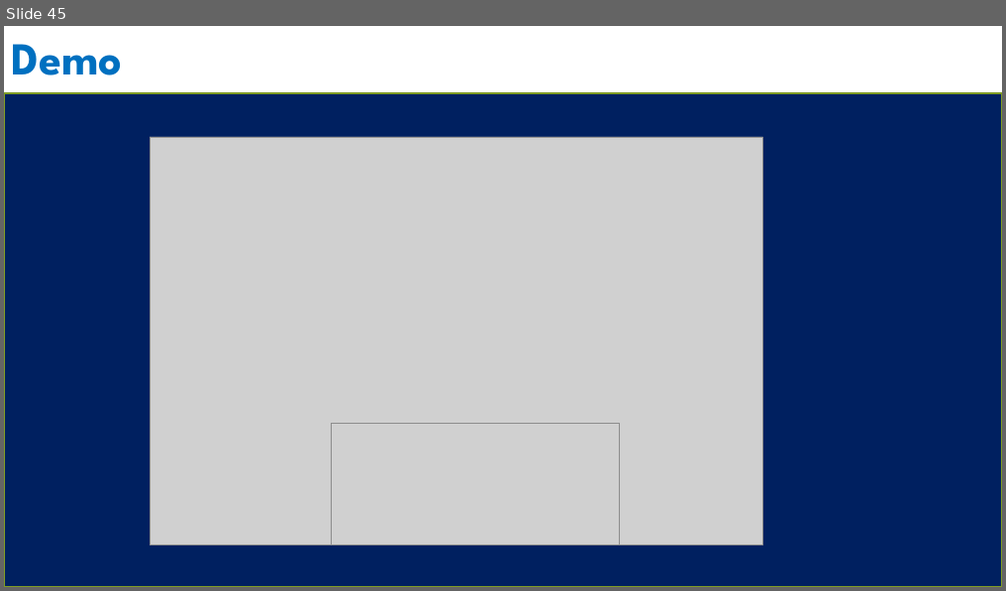
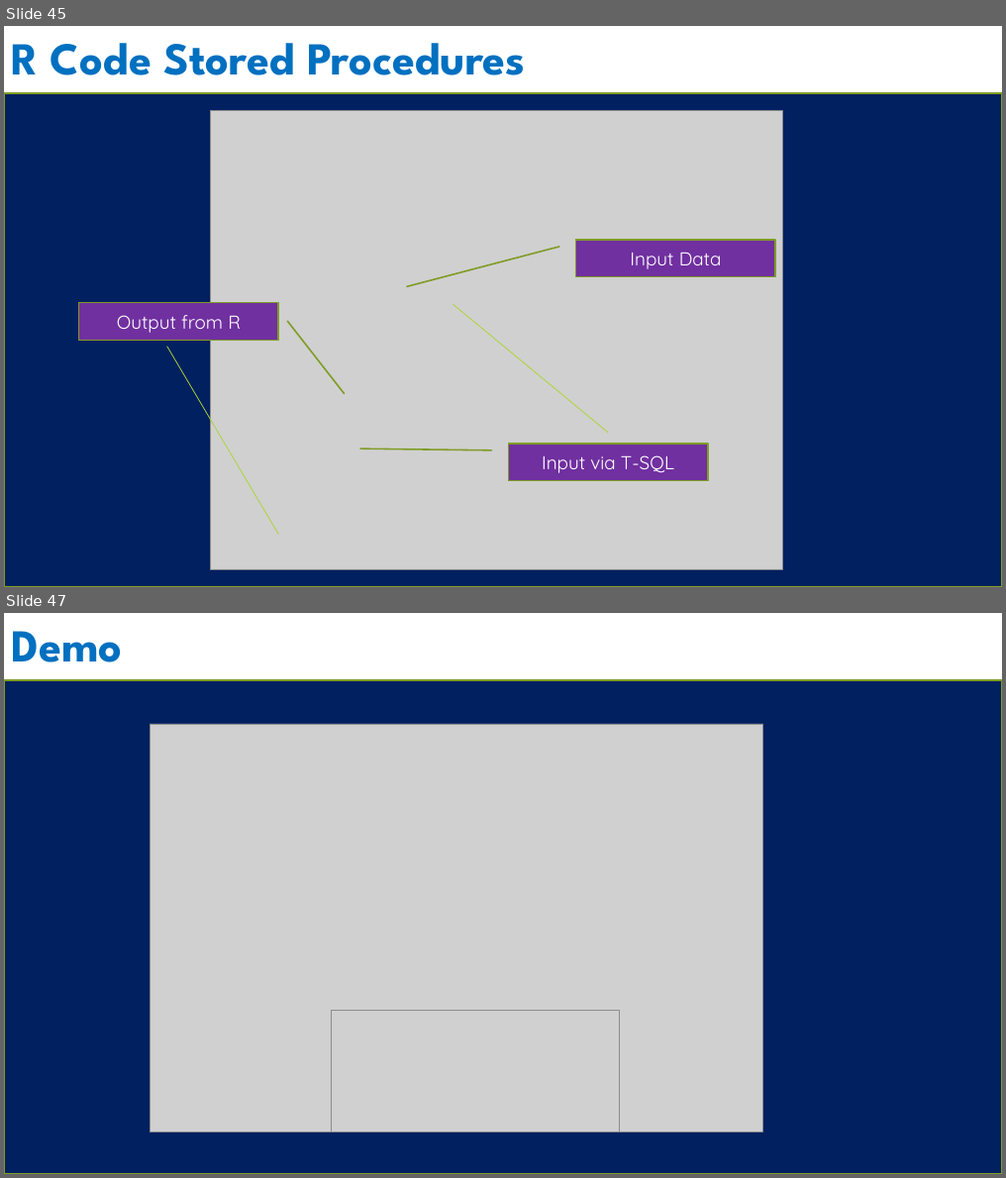
Before and after one commit to bcafferky/shared, a slide deck: SQLServerMLServer/SQLServerMLServer.pptx. Shown one above the other, each under a label of ours: slide 45 before the commit, slides 45 and 47 after it; the slides between them are not shown. The pictures are 1006x591 and 1006x1178 pixels, drawn with LibreOffice and Linux fonts; fonts in the diff are those of the drawing; grey boxes stand for pictures; background and template pictures are left out. Boxes give left, top, right and bottom in pixels: in the first picture for what was removed or moved away, otherwise in the second. Text is boxed around its words. In the diff, an @@ line names an element or a change of style, - is before the commit and + after.

```diff
--- a/SQLServerMLServer/SQLServerMLServer.pptx
+++ b/SQLServerMLServer/SQLServerMLServer.pptx
@@ slide 45 added at [4,26,1002,587], background #FFFFFF; not listed: 1 template element that a slide beside it also shows @@
@@ text added at [11,43,525,76], 44 pt, text #0070C0, bold @@
+R Code Stored Procedures
@@ picture added at [211,110,783,570] @@
@@ border callout added at [576,240,776,276], fill #7030A0, outline #7F9D26 1.5 pt, 18 pt, text #FFFFFF @@
+Input Data
@@ border callout added at [79,303,279,341], fill #7030A0, outline #7F9D26 1.5 pt, 18 pt, text #FFFFFF @@
+Output from R
@@ line added from (608, 433) to (453, 304), #ACD433 0.75 pt @@
@@ line added from (167, 347) to (279, 534), #ACD433 0.75 pt @@
@@ border callout added at [509,444,709,481], fill #7030A0, outline #7F9D26 1.5 pt, 18 pt, text #FFFFFF @@
+Input via T-SQL
@@ what was slide 45 is now slide 47 @@
```
Also in this commit, not shown: 2 slides changed, 1 other slide added, 5 other files.
